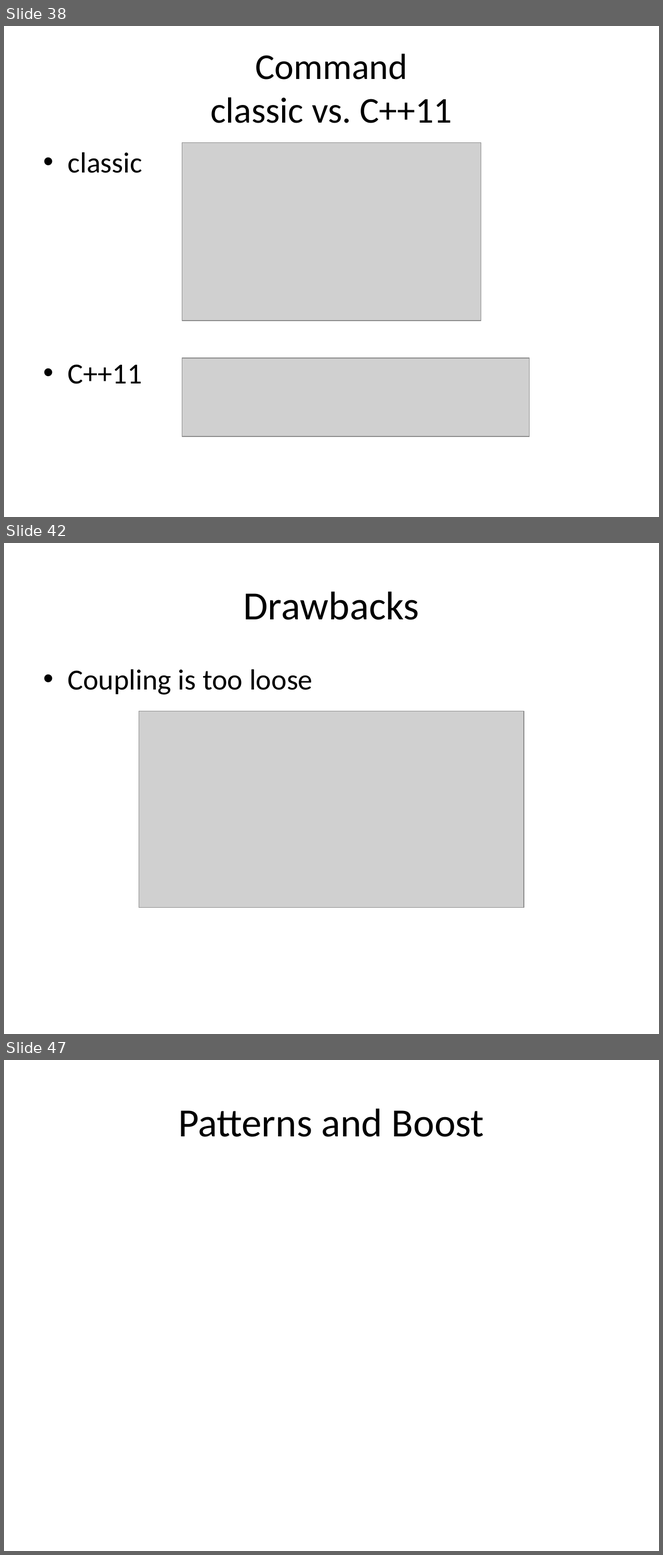
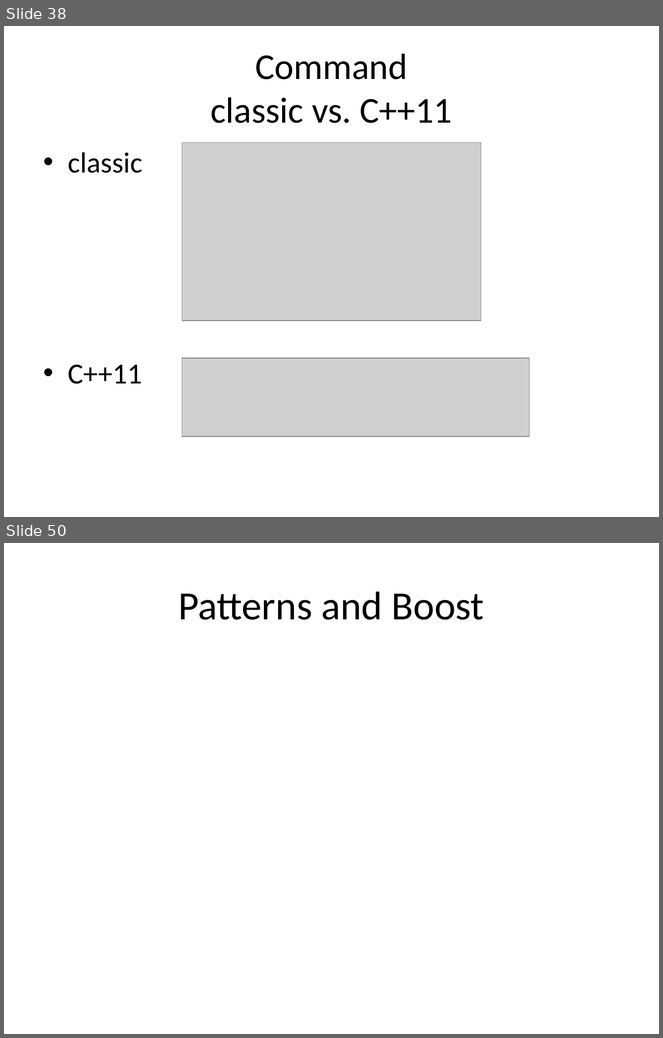
Before and after one commit to kamyu104/GofPatterns, a slide deck: Effective patterns.ppt. Shown one above the other, each under a label of ours: slides 38, 42 and 47 before the commit, slides 38 and 50 after it; the slides between them are not shown. The pictures are 663x1555 and 663x1038 pixels, drawn with LibreOffice and Linux fonts; fonts in the diff are those of the drawing; grey boxes stand for pictures. Boxes give left, top, right and bottom in pixels: in the first picture for what was removed or moved away, otherwise in the second. Text is boxed around its words. In the diff, an @@ line names an element or a change of style, - is before the commit and + after.

```diff
--- a/Effective patterns.ppt
+++ b/Effective patterns.ppt
@@ slide 42 removed at (4,543,659,1034), background #FFFFFF @@
@@ title removed at (244,591,419,620) @@
-Drawbacks
@@ text removed at (68,669,313,695) @@
-• Coupling is too loose
@@ picture removed at (139,711,523,908) @@
@@ what was slide 47 is now slide 50 @@
```
Also in this commit, not shown: 4 slides changed, 8 slides added, 4 other slides removed, 3 other files.
